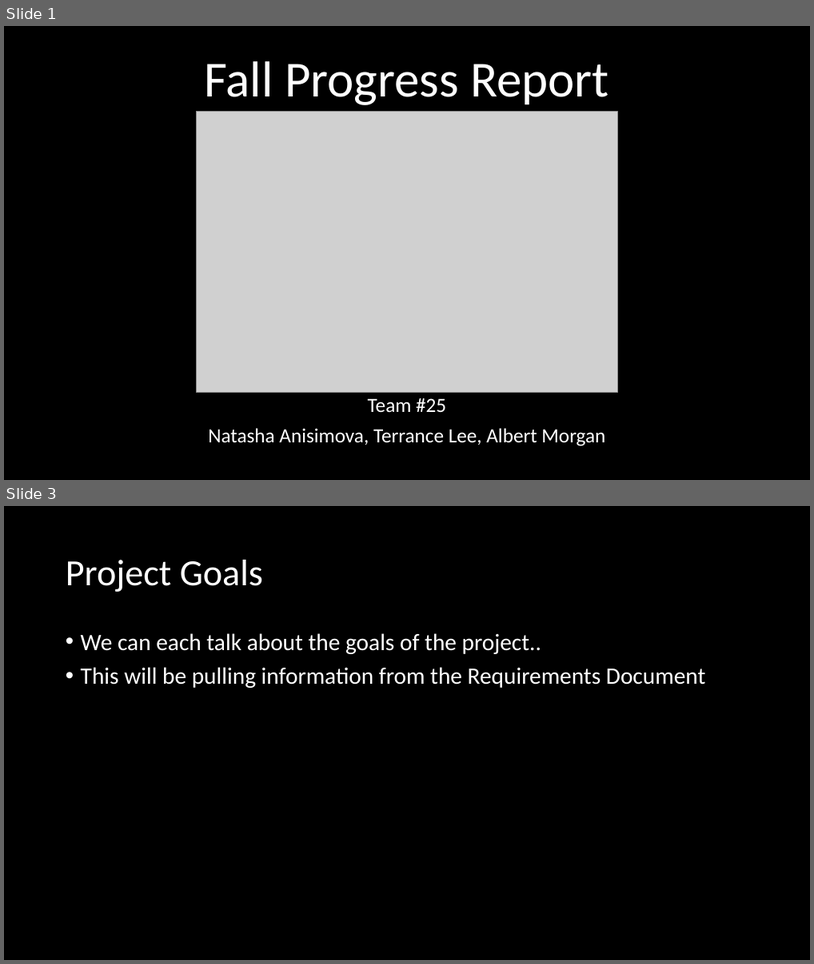
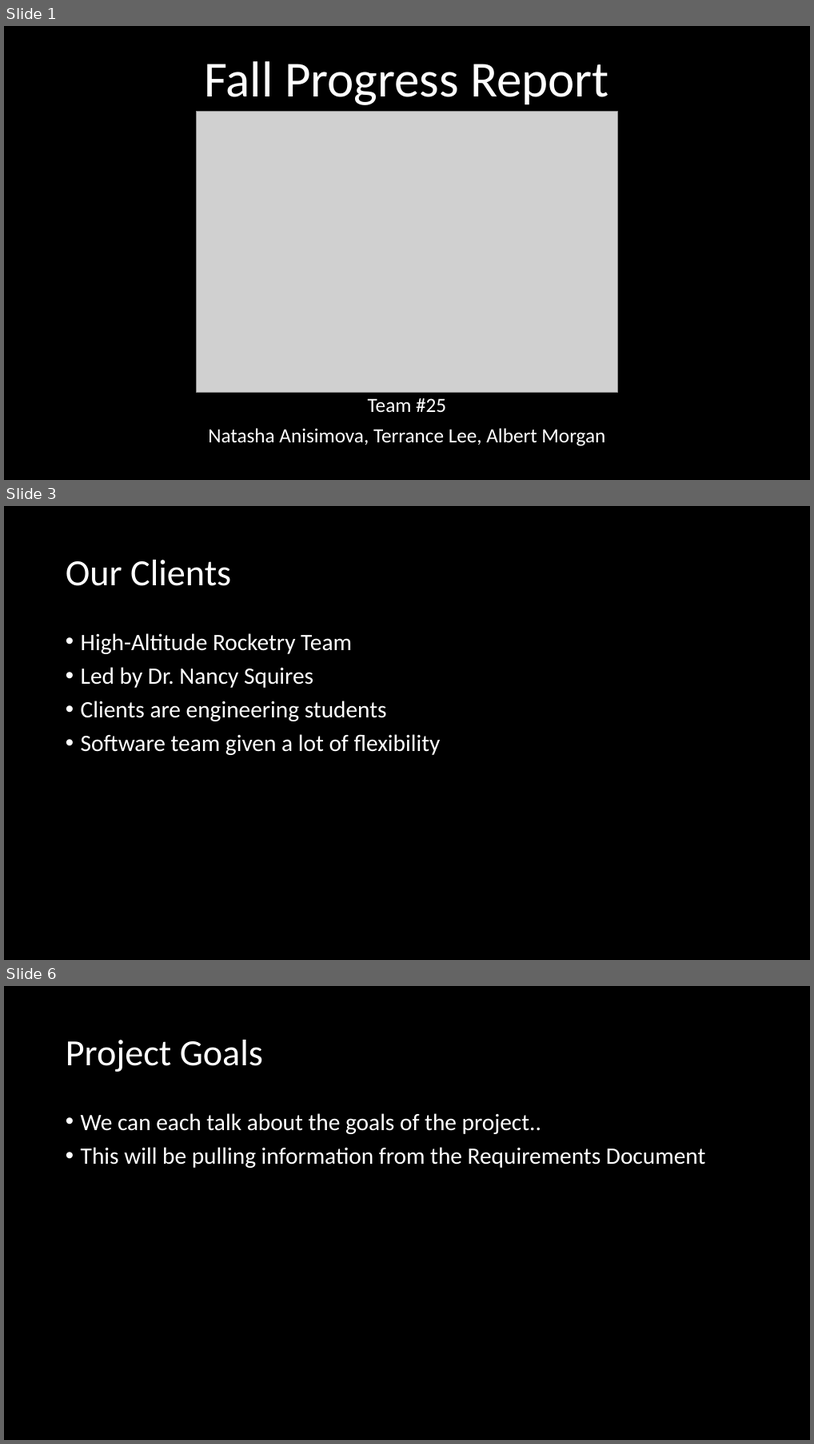
Before and after one commit to 100k-rocketry/groundstation, a slide deck: doc/presentations/FallProgressReport.pptx. Shown one above the other, each under a label of ours: slides 1 and 3 before the commit, slides 1, 3 and 6 after it; the slides between them are not shown. The pictures are 814x964 and 814x1444 pixels, drawn with LibreOffice and Linux fonts; fonts in the diff are those of the drawing; grey boxes stand for pictures. Boxes give left, top, right and bottom in pixels: in the first picture for what was removed or moved away, otherwise in the second. Text is boxed around its words. In the diff, an @@ line names an element or a change of style, - is before the commit and + after.

```diff
--- a/doc/presentations/FallProgressReport.pptx
+++ b/doc/presentations/FallProgressReport.pptx
@@ slide 3 added at box(4, 506, 810, 960), background #000000 @@
@@ title added at box(66, 560, 231, 586), 44 pt, text #FFFFFF @@
+Our Clients
@@ text added at box(81, 633, 441, 755), 28 pt, text #FFFFFF @@
+• High-Altitude Rocketry Team
+• Led by Dr. Nancy Squires
+• Clients are engineering students
+• Software team given a lot of flexibility
@@ what was slide 3 is now slide 6 @@
```
Also in this commit, not shown: 1 slide changed, 2 other slides added.
